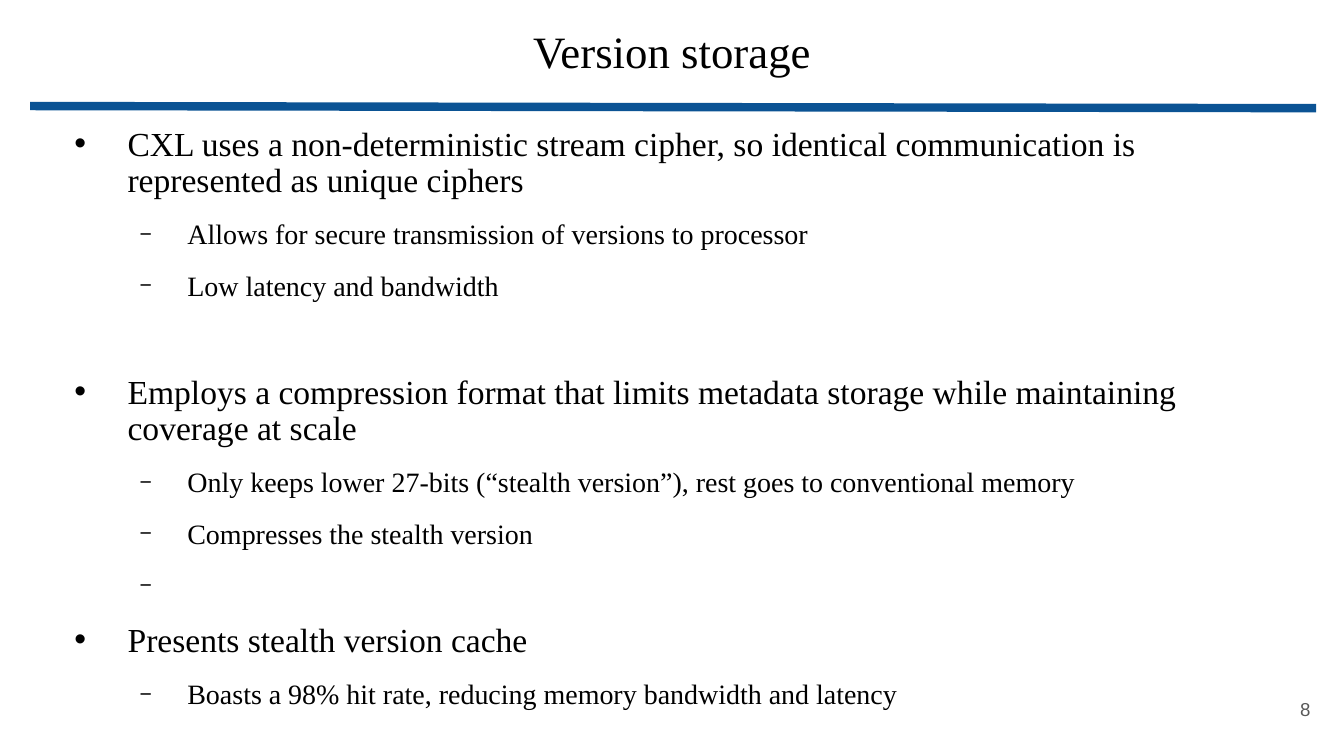
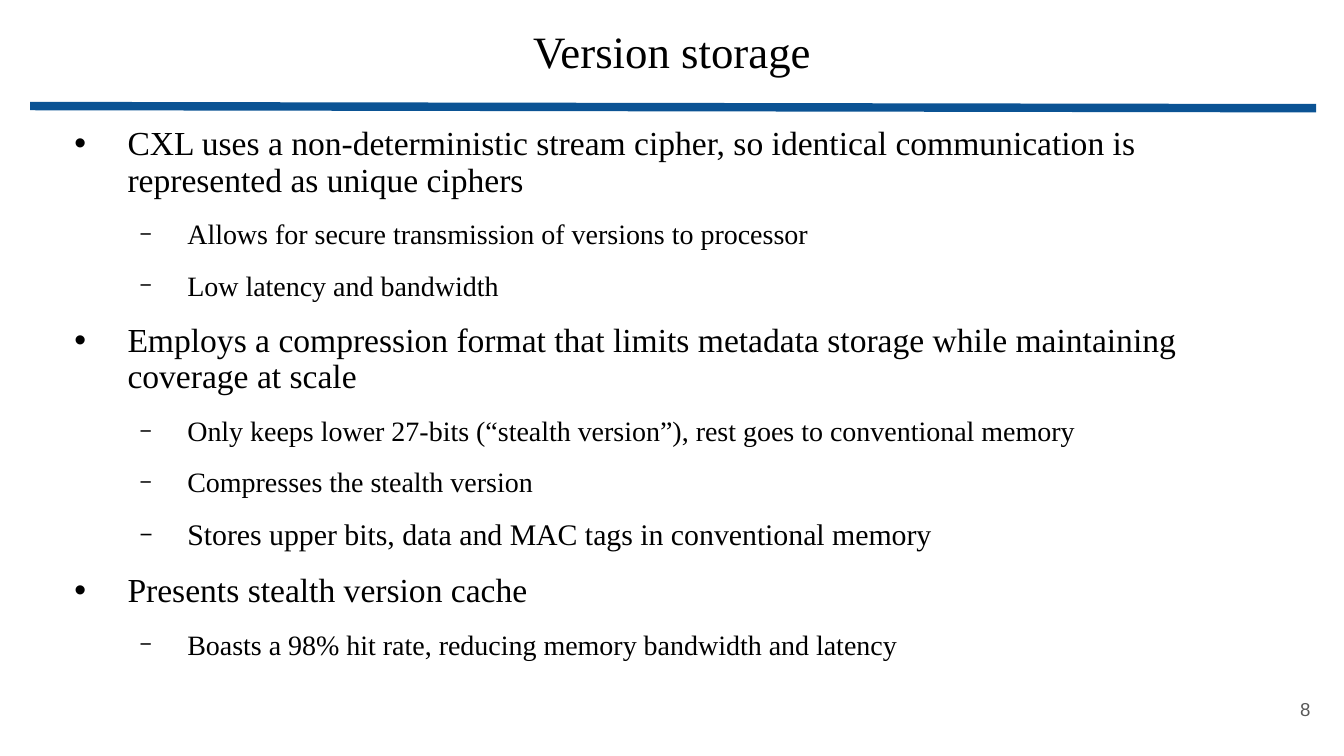
Before and after one commit to wbuz24/grad-research, a slide deck: slide 8 of presentations/Toleo.pptx. Drawn at 1344x756 pixels with LibreOffice and Linux fonts; fonts in the diff are those of the drawing. Boxes give left, top, right and bottom in pixels: in the first picture for what was removed or moved away, otherwise in the second. Text is boxed around its words. In the diff, an @@ line names an element or a change of style, - is before the commit and + after.

```diff
--- a/presentations/Toleo.pptx
+++ b/presentations/Toleo.pptx
@@ text at <box>187,524,931,551</box>: paragraph added @@
+  − Stores upper bits, data and MAC tags in conventional memory
```
Also in this commit, not shown: 9 other slides changed, 6 slides added.
